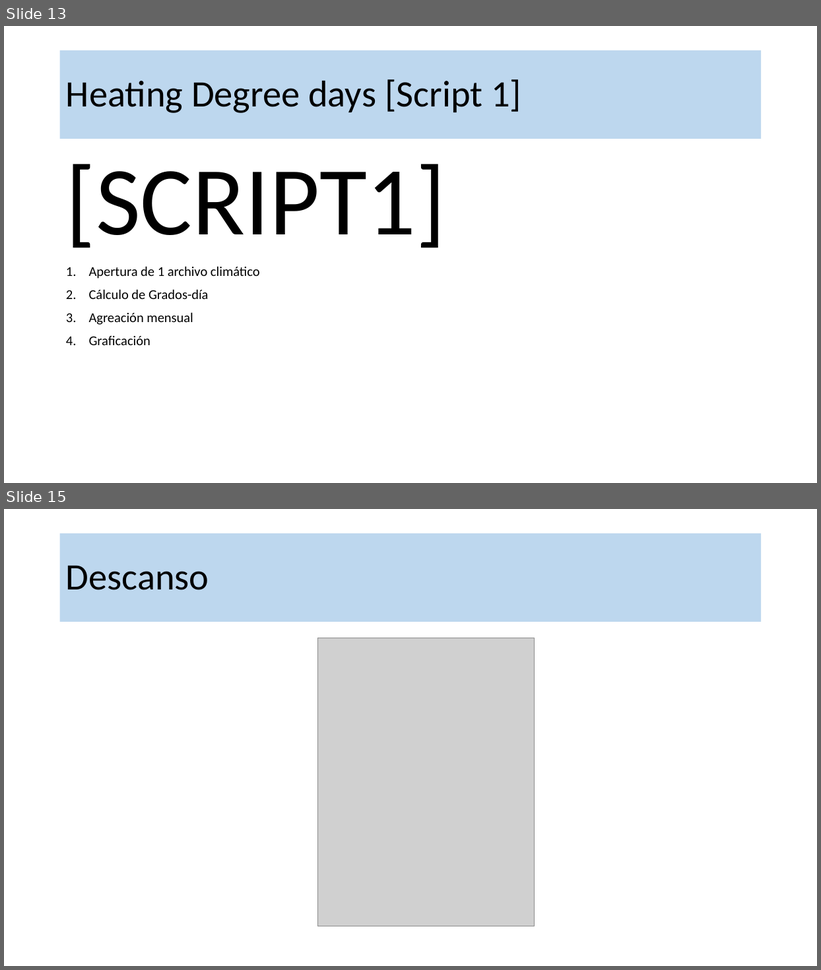
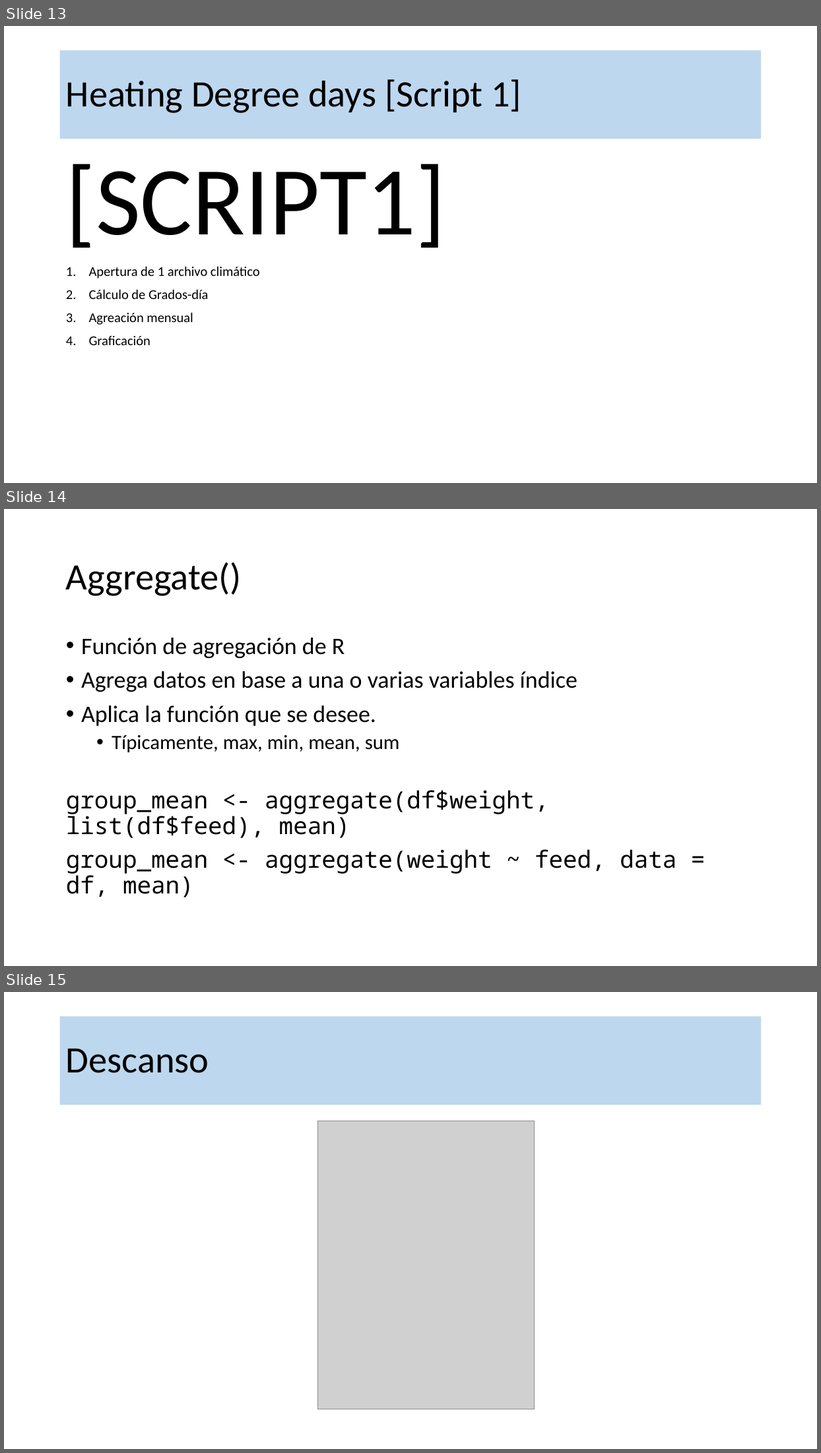
Before and after one commit to robgaray/EESIA_Consumo_Analisis_Datos_2021, a slide deck: 1_Presentaciones/Sesion_3_Practica.pptx. Shown one above the other, each under a label of ours: slides 13 and 15 before the commit, slides 13, 14 and 15 after it; the slides between them are not shown. The pictures are 821x970 and 821x1453 pixels, drawn with LibreOffice and Linux fonts; fonts in the diff are those of the drawing; grey boxes stand for pictures; background and template pictures are left out. Boxes give left, top, right and bottom in pixels: in the first picture for what was removed or moved away, otherwise in the second. Text is boxed around its words. In the diff, an @@ line names an element or a change of style, - is before the commit and + after.

```diff
--- a/1_Presentaciones/Sesion_3_Practica.pptx
+++ b/1_Presentaciones/Sesion_3_Practica.pptx
@@ slide 14 added at (4, 509, 817, 966), background #FFFFFF @@
@@ title added at (66, 562, 242, 596), 44 pt, text #000000 @@
+Aggregate()
@@ text added at (66, 638, 677, 898), 28 pt, text #000000 @@
+• Función de agregación de R
+• Agrega datos en base a una o varias variables índice
+• Aplica la función que se desee.
+  • Típicamente, max, min, mean, sum
+group_mean <- aggregate(df$weight, list(df$feed), mean)
+group_mean <- aggregate(weight ~ feed, data = df, mean)
```
Also in this commit, not shown: 5 slides changed, 7 other slides added, 6 slides removed, 19 other files.
